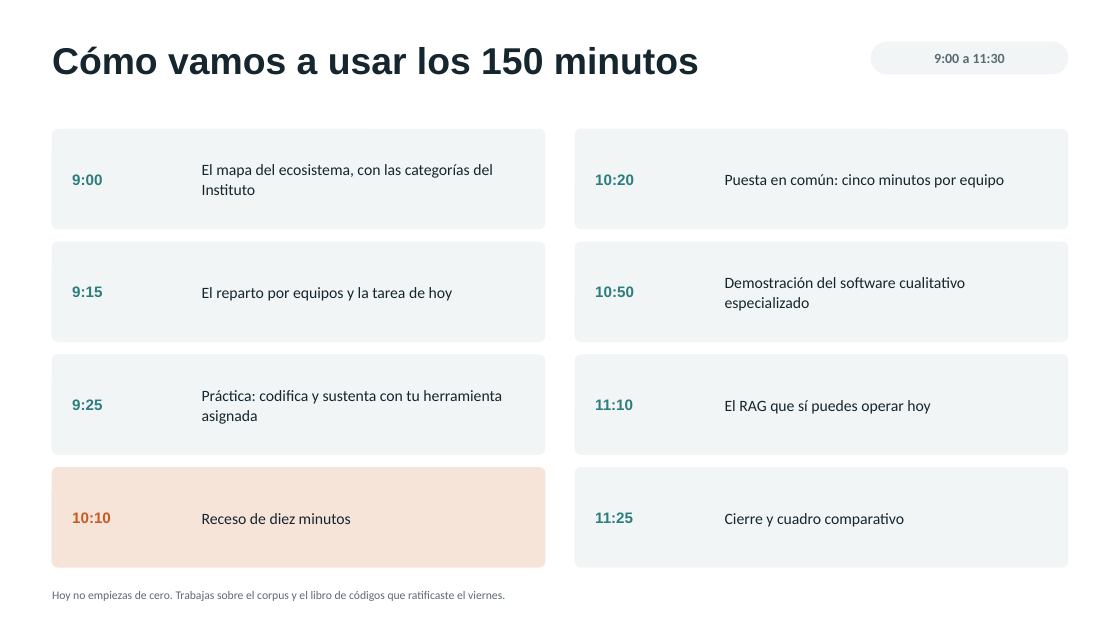
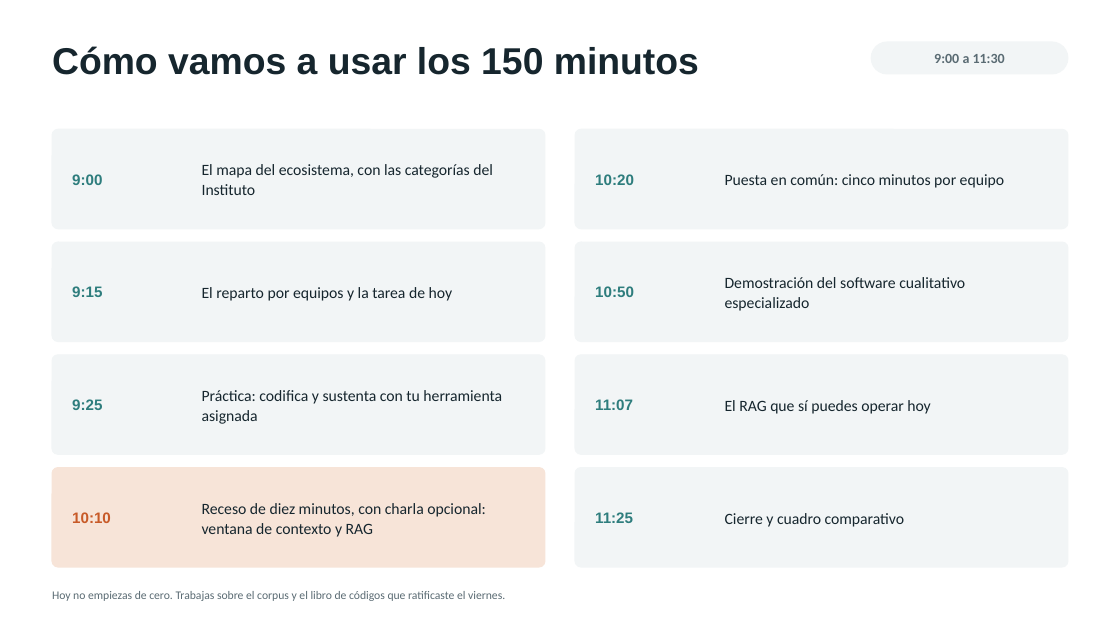
Before and after one commit to marvtrejo/curso-inegi-gen-ai, a slide deck: slide 2 of sesion-05/Sesion_05_Ecosistema_Herramientas.pptx. Drawn at 1120x630 pixels with LibreOffice and Linux fonts; fonts in the diff are those of the drawing. Boxes give left, top, right and bottom in pixels: in the first picture for what was removed or moved away, otherwise in the second. Text is boxed around its words. In the diff, an @@ line names an element or a change of style, - is before the commit and + after.

```diff
--- a/sesion-05/Sesion_05_Ecosistema_Herramientas.pptx
+++ b/sesion-05/Sesion_05_Ecosistema_Herramientas.pptx
@@ text at [595,399,633,410]: text changed @@
-11:10
+11:07
@@ text at [202,503,486,537]: text changed @@
-Receso de diez minutos
+Receso de diez minutos, con charla opcional: ventana de contexto y RAG
```
Also in this commit, not shown: 7 other slides changed, 1 slide added, 3 other files.
